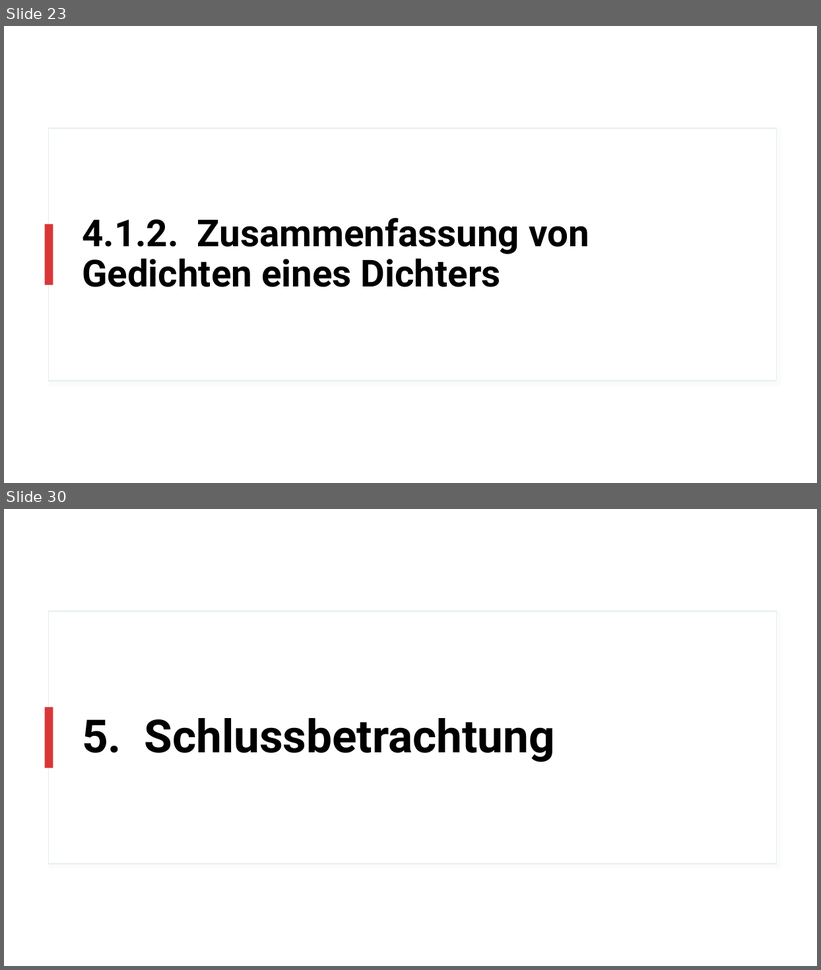
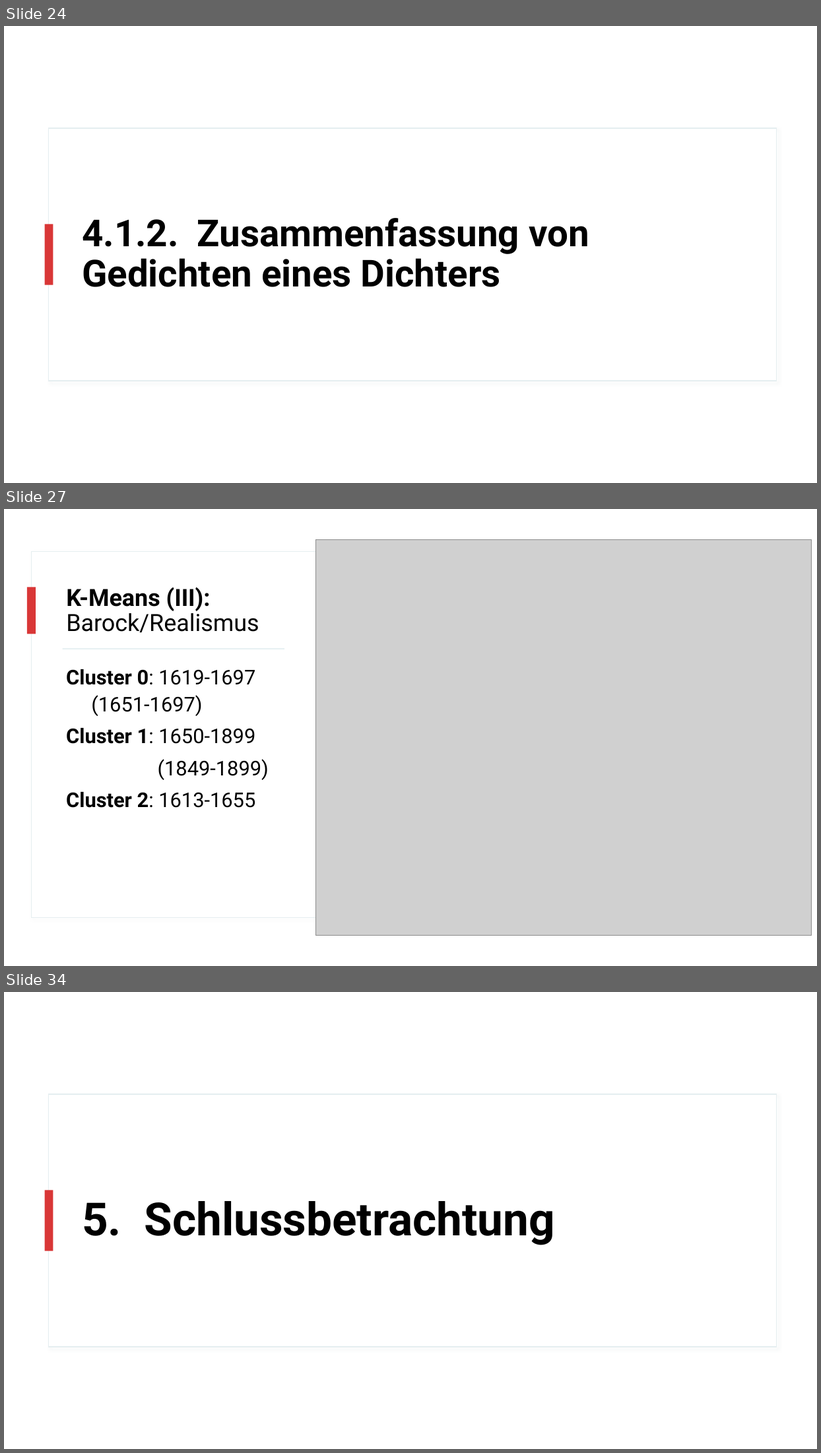
Before and after one commit to realjanpaulus/clusterpoems, a slide deck: presentation/clustering_presentation.pptx. Shown one above the other, each under a label of ours: slides 23 and 30 before the commit, slides 24, 27 and 34 after it; the slides between them are not shown. The pictures are 821x970 and 821x1453 pixels, drawn with LibreOffice and Linux fonts; fonts in the diff are those of the drawing; grey boxes stand for pictures. Boxes give left, top, right and bottom in pixels: in the first picture for what was removed or moved away, otherwise in the second. Text is boxed around its words. In the diff, an @@ line names an element or a change of style, - is before the commit and + after.

```diff
--- a/presentation/clustering_presentation.pptx
+++ b/presentation/clustering_presentation.pptx
@@ slide 27 added at (4,509,817,966), background #FFFFFF @@
@@ rectangle added at (4,509,817,966), fill #FFFFFF @@
@@ rectangle added at (41,509,786,644), fill #FFFFFF, outline #E5EEF0 0.75 pt @@
@@ rectangle added at (42,509,786,643), fill #FFFFFF @@
@@ picture added at (316,540,812,936) @@
@@ rectangle added at (32,551,317,918), fill #FFFFFF, outline #E5EEF0 0.75 pt @@
@@ rectangle added at (27,587,36,634), fill #D93737 @@
@@ title added at (66,588,259,633), 28 pt, text #000000 @@
+K-Means (III):
+Barock/Realismus
@@ rectangle added at (63,649,284,650), fill #BDD5DB @@
@@ text added at (66,669,269,808), 24 pt, text #000000 @@
+Cluster 0: 1619-1697 (1651-1697)
+Cluster 1: 1650-1899
+(1849-1899)
+Cluster 2: 1613-1655
@@ what was slide 23 is now slide 24 @@
@@ what was slide 30 is now slide 34 @@
```
Also in this commit, not shown: 8 slides changed, 3 other slides added, 13 other files.
